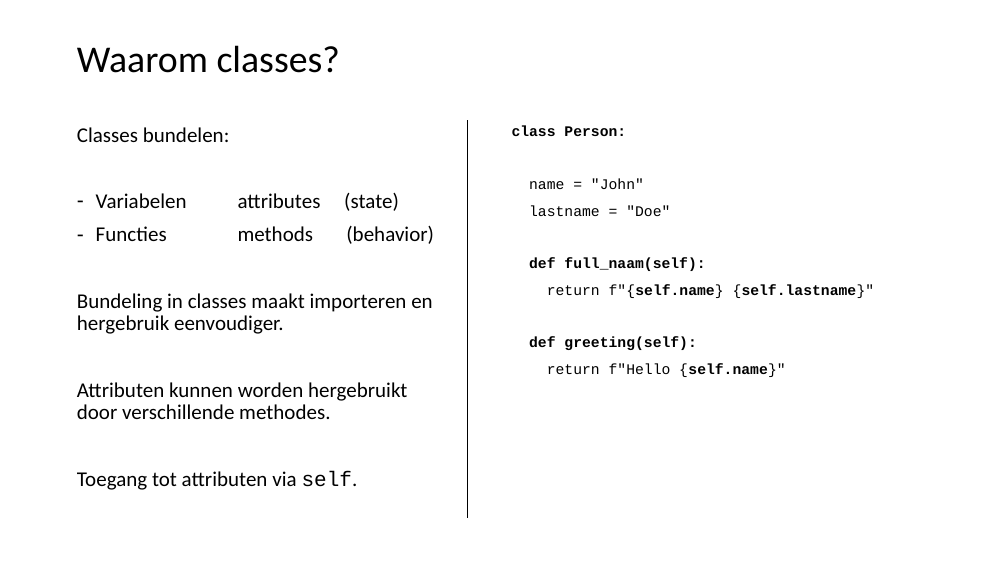
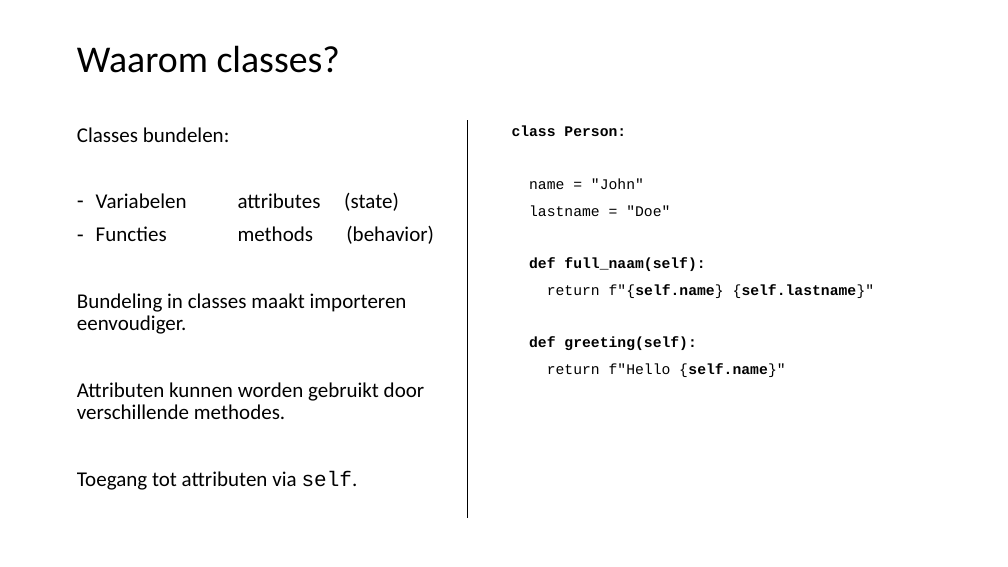
Before and after one commit to LFKoning/knowledge-sharing, a slide deck: slide 44 of python_trainees/1_basics_classes/python_traineeship_1.pptx. Drawn at 1008x567 pixels with LibreOffice and Linux fonts; fonts in the diff are those of the drawing. Boxes give left, top, right and bottom in pixels: in the first picture for what was removed or moved away, otherwise in the second. Text is boxed around its words. In the diff, an @@ line names an element or a change of style, - is before the commit and + after.

```diff
--- a/python_trainees/1_basics_classes/python_traineeship_1.pptx
+++ b/python_trainees/1_basics_classes/python_traineeship_1.pptx
@@ text at (77, 293, 425, 419): text changed @@
-Bundeling in classes maakt importeren en hergebruik eenvoudiger.
-Attributen kunnen worden hergebruikt door verschillende methodes.
+Bundeling in classes maakt importeren eenvoudiger.
+Attributen kunnen worden gebruikt door verschillende methodes.
```
Also in this commit, not shown: 6 other slides changed, 5 slides added, 1 slide removed, 11 other files.
